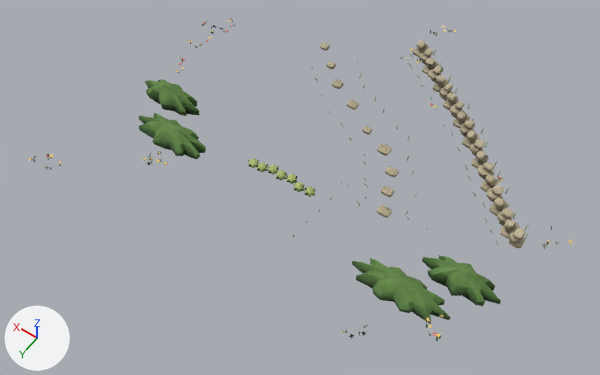
A saved change to the glTF model assets/storybook/explore/foundation_props.glb.
Camera for both pictures: a camera (50 mm lens) standing at (-11.1, 18.4, 25.0) and looking at (0.4, 2.3, -0.3). Every picture has the same lights, and +X, +Y and +Z are marked at lower left. The first picture is the older version. Vertices at exactly the same position are counted once.

The scene before the commit, as lines of its bpy script (objects in view):
```python
me_propsmesh = bpy.data.meshes.new('PropsMesh')
me_propsmesh.from_pydata(...)  # 6250 vertices, 11684 faces; spans x -9.3..9.2, y -8.8..8.6, z -0.3..2.3
me_propsmesh.materials.append(mat_explore_foundation_props_surface)  # picture img_explore_foundation_props_albedo
ob_props = bpy.data.objects.new('Props', me_propsmesh)
ob_props.location = (0.0, 0.0, 0.0)
```
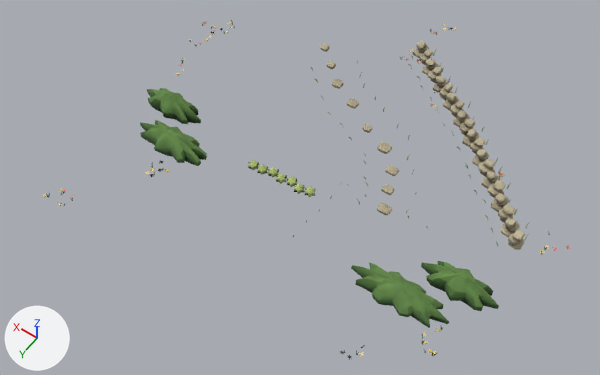
Changed parts and their boxes (x1, y1, x2, y2) in the pictures (600 x 375 px; the box of a moved part takes in the faces that stretch with it):
'Props', reshaped (6% taller)
    before: (28, 20, 573, 339)
    after: (44, 21, 570, 360)
part 1 of me_propsmesh, moved or reshaped
    before: (499, 219, 512, 226)
    after: (500, 215, 513, 223)
part 2 of me_propsmesh, moved or reshaped
    before: (497, 211, 508, 223)
    after: (498, 208, 510, 220)
part 3 of me_propsmesh, moved or reshaped
    before: (502, 208, 514, 219)
    after: (503, 205, 515, 215)
part 4 of me_propsmesh, moved or reshaped
    before: (489, 203, 501, 216)
    after: (491, 200, 504, 212)
part 5 of me_propsmesh, moved or reshaped
    before: (496, 201, 508, 211)
    after: (497, 196, 509, 207)
part 6 of me_propsmesh, moved or reshaped
    before: (494, 197, 505, 208)
    after: (495, 193, 506, 203)
part 7 of me_propsmesh, moved or reshaped
    before: (488, 195, 503, 202)
    after: (490, 191, 504, 198)
part 8 of me_propsmesh, moved or reshaped
    before: (487, 188, 501, 200)
    after: (488, 183, 502, 196)
part 9 of me_propsmesh, moved or reshaped
    before: (492, 185, 504, 196)
    after: (493, 181, 506, 191)
part 10 of me_propsmesh, moved or reshaped
    before: (480, 180, 493, 192)
    after: (481, 177, 495, 189)
part 11 of me_propsmesh, moved or reshaped
    before: (486, 178, 498, 187)
    after: (487, 175, 499, 183)
part 12 of me_propsmesh, moved or reshaped
    before: (341, 120, 573, 339)
    after: (340, 119, 570, 360)
part 13 of me_propsmesh, moved or reshaped
    before: (139, 20, 305, 192)
    after: (140, 21, 305, 194)
part 14 of me_propsmesh, moved or reshaped
    before: (28, 154, 62, 169)
    after: (44, 189, 74, 206)

The edits, one by one:
me_propsmesh is used by ob_props; location (0.0, 0.0, 0.0).
me_propsmesh had 6250 vertices, 11684 faces and spanned x -9.3..9.2, y -8.8..8.6, z -0.3..2.3.
me_propsmesh now has 6250 vertices, 11684 faces and spans x -9.3..9.2, y -8.8..8.6, z -0.2..1.1.
me_propsmesh part 1: the loose piece of 30 vertices spanning x -7.1..-6.6, y -0.9..-0.4, z -0.2..0.1 is moved by (0.0, 0.0, 0.2).
me_propsmesh part 2: the loose piece of 30 vertices spanning x -7.0..-6.5, y -0.8..-0.4, z 0.1..0.3 is moved by (0.0, 0.0, 0.2).
me_propsmesh part 3: the loose piece of 30 vertices spanning x -7.1..-6.6, y -0.8..-0.5, z 0.3..0.5 is moved by (0.0, 0.0, 0.2).
me_propsmesh part 4: the loose piece of 30 vertices spanning x -6.6..-6.1, y -1.2..-0.7, z -0.2..0.0 is moved by (0.0, 0.0, 0.3).
me_propsmesh part 5: the loose piece of 30 vertices spanning x -6.6..-6.3, y -1.3..-0.8, z 0.0..0.3 is moved by (0.0, 0.0, 0.3).
me_propsmesh part 6: the loose piece of 30 vertices spanning x -6.5..-6.2, y -1.1..-0.8, z 0.2..0.5 is moved by (0.0, 0.0, 0.3).
me_propsmesh part 7: the loose piece of 30 vertices spanning x -6.3..-5.8, y -1.7..-1.2, z -0.2..0.0 is moved by (0.0, 0.0, 0.3).
me_propsmesh part 8: the loose piece of 30 vertices spanning x -6.2..-5.7, y -1.6..-1.1, z 0.0..0.2 is moved by (0.0, 0.0, 0.3).
me_propsmesh part 9: the loose piece of 30 vertices spanning x -6.2..-5.9, y -1.7..-1.2, z 0.2..0.5 is moved by (0.0, 0.0, 0.3).
me_propsmesh part 10: the loose piece of 30 vertices spanning x -5.8..-5.3, y -2.0..-1.5, z -0.2..0.1 is moved by (0.0, 0.0, 0.2).
me_propsmesh part 11: the loose piece of 30 vertices spanning x -5.9..-5.4, y -2.0..-1.6, z 0.1..0.3 is moved by (0.0, 0.0, 0.2).
me_propsmesh part 12: 1518 of 6250 vertices moved; they spanned x -9.3..-3.3, y -3.9..7.5, z -0.3..1.6 and now span x -9.3..-3.3, y -3.9..7.5, z -0.2..1.1; mean shift (0.0, 0.0, -0.3); largest move (-5.2, 7.4, 1.6) -> (-5.2, 7.4, 0.1).
me_propsmesh part 13: 1472 of 6250 vertices moved; they spanned x -0.1..9.0, y -3.3..5.5, z -0.1..1.6 and now span x -0.1..9.0, y -3.3..5.5, z -0.2..1.1; mean shift (0.0, 0.0, -0.3); largest move (5.5, 5.4, 0.9) -> (5.5, 5.4, 0.1).
me_propsmesh part 14: all 170 vertices in x 6.8..7.8, y 7.8..8.6, z 2.1..2.3 are moved by (0.0, 0.0, -2.1).
Other edits to the shape of me_propsmesh do not show in these pictures.
